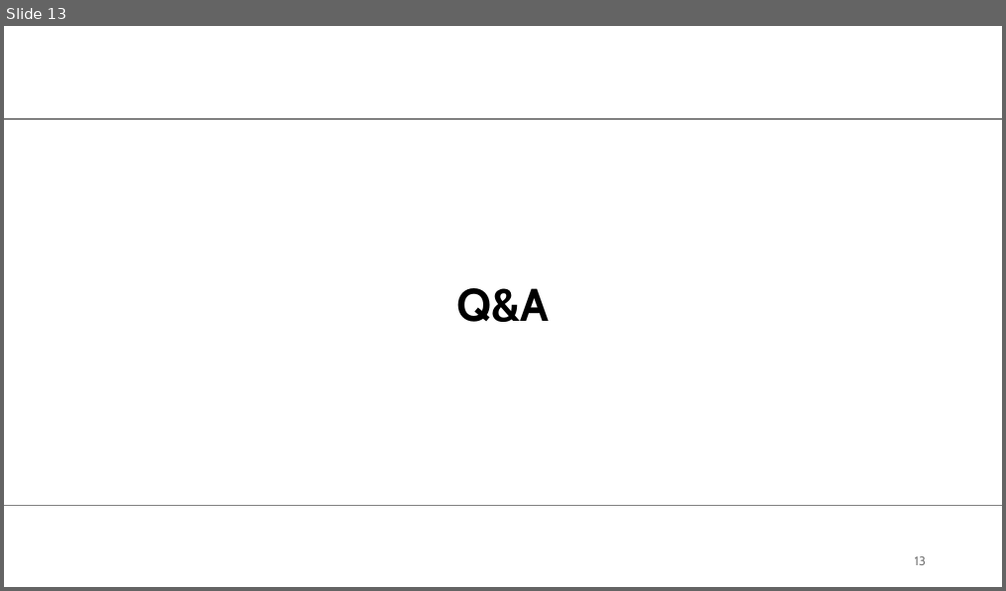
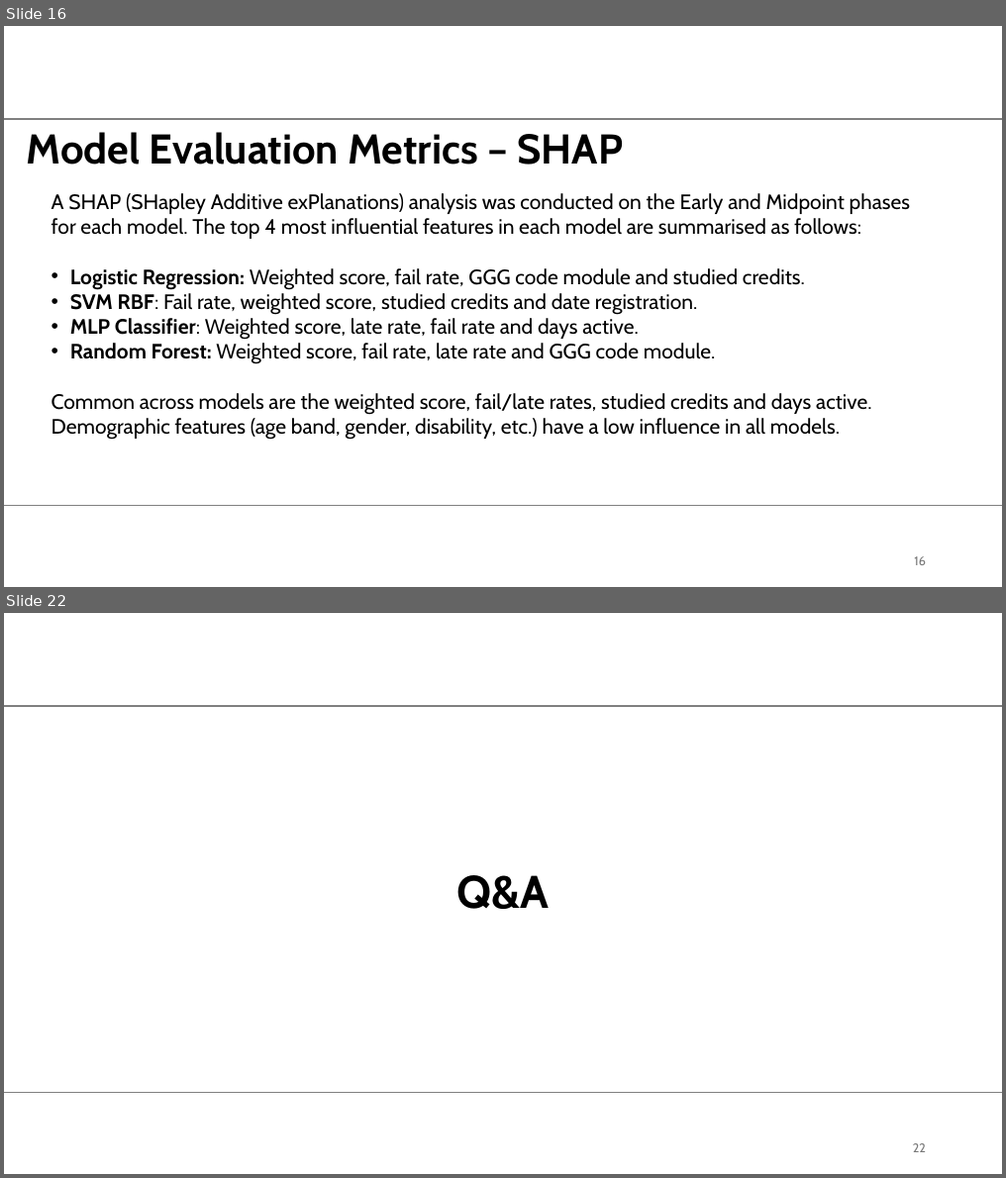
Before and after one commit to MScProjs/MScProject2025-Ali-Suhail, a slide deck: documents/presentation drafts/2605549_presentation.pptx. Shown one above the other, each under a label of ours: slide 13 before the commit, slides 16 and 22 after it; the slides between them are not shown. The pictures are 1006x591 and 1006x1178 pixels, drawn with LibreOffice and Linux fonts; fonts in the diff are those of the drawing; background and template pictures are left out. Boxes give left, top, right and bottom in pixels: in the first picture for what was removed or moved away, otherwise in the second. Text is boxed around its words. In the diff, an @@ line names an element or a change of style, - is before the commit and + after.

```diff
--- a/documents/presentation drafts/2605549_presentation.pptx
+++ b/documents/presentation drafts/2605549_presentation.pptx
@@ slide 16 added at [4, 26, 1002, 587], background #FFFFFF; not listed: 2 template elements that a slide beside it also shows @@
@@ title added at [27, 132, 624, 165], 40 pt, text #000000, bold @@
+Model Evaluation Metrics – SHAP
@@ text added at [52, 193, 910, 440], 20 pt, text #000000 @@
+A SHAP (SHapley Additive exPlanations) analysis was conducted on the Early and Midpoint phases for each model. The top 4 most influential features in each model are summarised as follows:
+• Logistic Regression: Weighted score, fail rate, GGG code module and studied credits.
+• SVM RBF: Fail rate, weighted score, studied credits and date registration.
+• MLP Classifier: Weighted score, late rate, fail rate and days active.
+• Random Forest: Weighted score, fail rate, late rate and GGG code module.
+Common across models are the weighted score, fail/late rates, studied credits and days active. Demographic features (age band, gender, disability, etc.) have a low influence in all models.
@@ page number added at [914, 557, 926, 566], 12 pt, text #797979 @@
+16
@@ what was slide 13 is now slide 22 @@
@@ page number at [913, 1144, 926, 1153]: text changed @@
-13
+22
```
Also in this commit, not shown: 7 slides changed, 12 other slides added, 4 slides removed, 1 other file.
